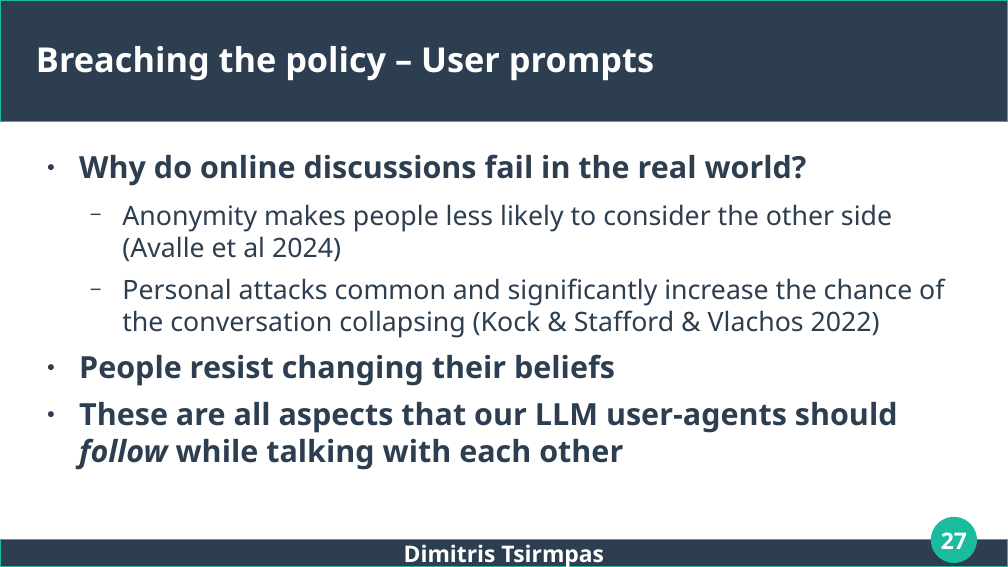
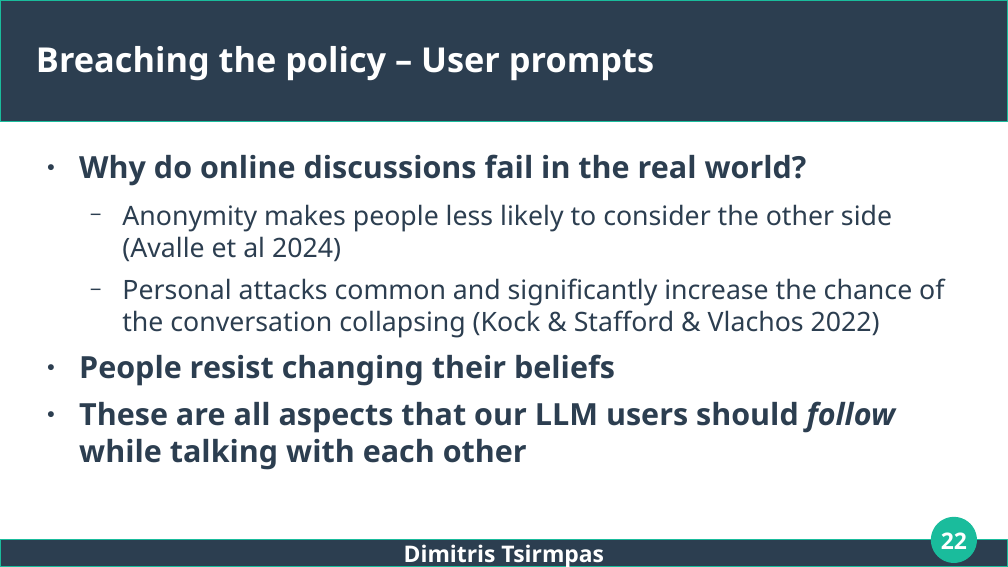
Before and after one commit to dimits-ts/llm_moderation_research, a slide deck: slide 22 of presentations/thesis.odp (slide 27 before the commit). Drawn at 1008x567 pixels with LibreOffice and Linux fonts; fonts in the diff are those of the drawing. Boxes give left, top, right and bottom in pixels: in the first picture for what was removed or moved away, otherwise in the second. Text is boxed around its words. In the diff, an @@ line names an element or a change of style, - is before the commit and + after.

```diff
--- a/presentations/thesis.odp
+++ b/presentations/thesis.odp
@@ text at (x1=79, y1=401, x2=896, y2=470): text changed @@
-● These are all aspects that our LLM user-agents should follow while talking with each other
+● These are all aspects that our LLM users should follow while talking with each other
@@ page number at (x1=941, y1=532, x2=967, y2=549): text changed @@
-27
+22
```
Also in this commit, not shown: 13 other slides changed, 1 slide added, 7 slides removed, 8 other files.
